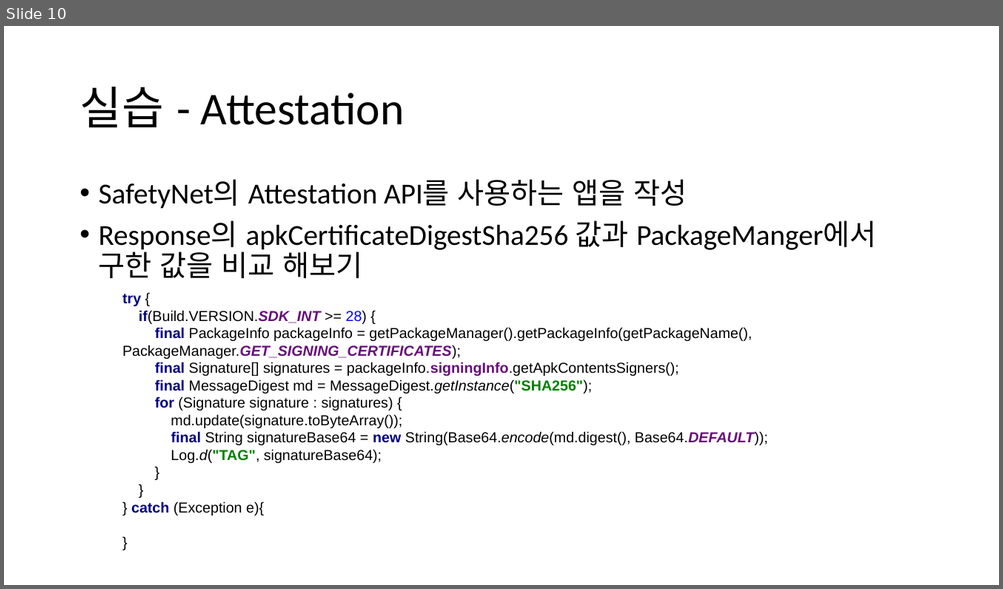
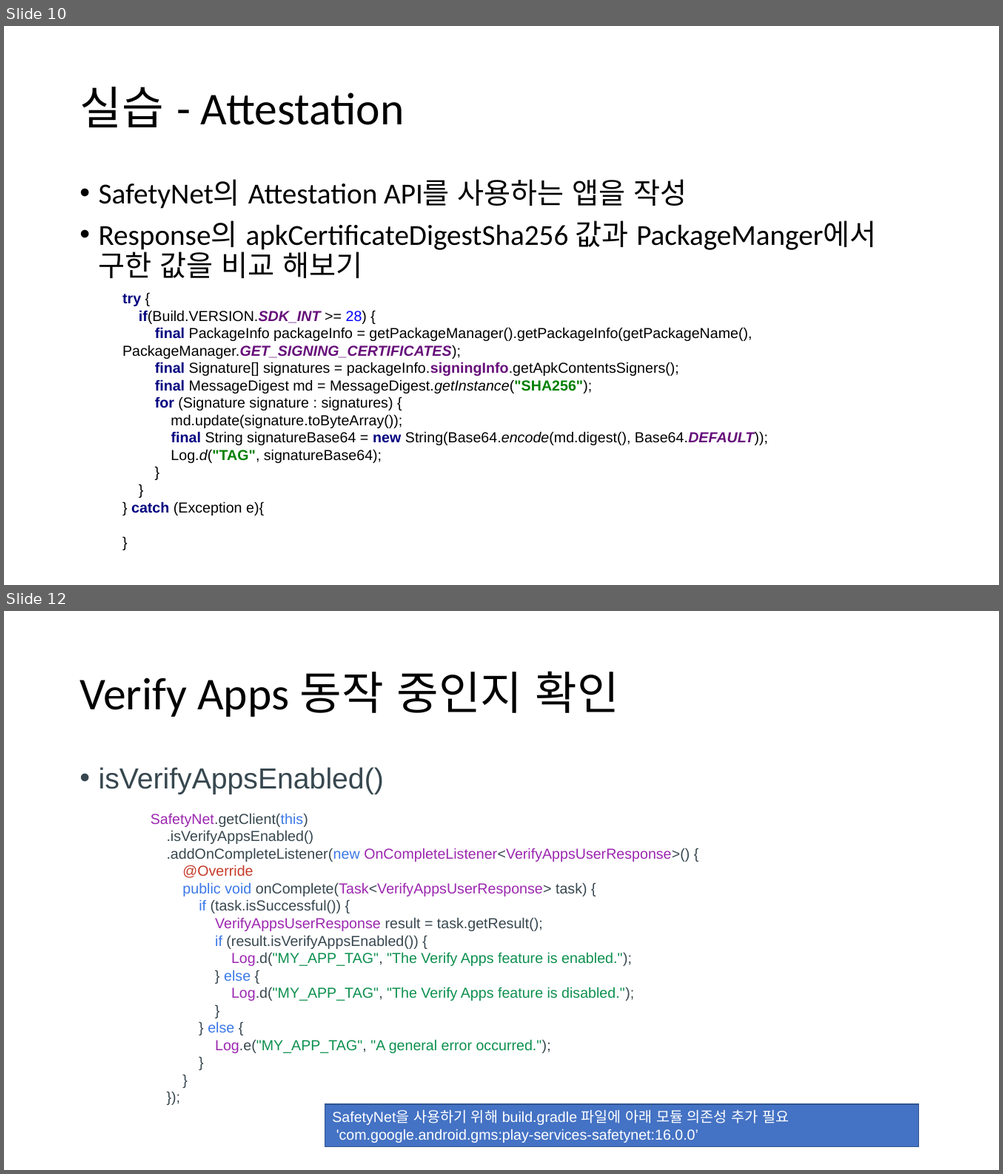
Before and after one commit to jyheo/jyheo.github.io, a slide deck: androidsec/안드로이드 SafetyNet.pptx. Shown one above the other, each under a label of ours: slide 10 before the commit, slides 10 and 12 after it; the slides between them are not shown. The pictures are 1003x589 and 1003x1174 pixels, drawn with LibreOffice and Linux fonts; fonts in the diff are those of the drawing. Boxes give left, top, right and bottom in pixels: in the first picture for what was removed or moved away, otherwise in the second. Text is boxed around its words. In the diff, an @@ line names an element or a change of style, - is before the commit and + after.

```diff
--- a/androidsec/안드로이드 SafetyNet.pptx
+++ b/androidsec/안드로이드 SafetyNet.pptx
@@ slide 12 added at bbox=[4, 611, 999, 1170], background #FFFFFF @@
@@ title added at bbox=[79, 671, 619, 717], 44 pt, text #000000 @@
+Verify Apps 동작 중인지 확인
@@ text added at bbox=[99, 767, 384, 795], 28 pt, text #37474F @@
+• isVerifyAppsEnabled()
@@ text added at bbox=[151, 813, 689, 1054], 14 pt, text #37474F @@
+SafetyNet.getClient(this)
+.isVerifyAppsEnabled()
+.addOnCompleteListener(new OnCompleteListener<VerifyAppsUserResponse>() {
+@Override
+public void onComplete(Task<VerifyAppsUserResponse> task) {
+if (task.isSuccessful()) {
+VerifyAppsUserResponse result = task.getResult();
+if (result.isVerifyAppsEnabled()) {
+Log.d("MY_APP_TAG", "The Verify Apps feature is enabled.");
+} else {
+Log.d("MY_APP_TAG", "The Verify Apps feature is disabled.");
+}
+} else {
+Log.e("MY_APP_TAG", "A general error occurred.");
+}
+}
+});
@@ rectangle added at bbox=[325, 1105, 919, 1147], fill #4472C4, outline #325491 1 pt, 14 pt, text #FFFFFF @@
+SafetyNet을 사용하기 위해 build.gradle 파일에 아래 모듈 의존성 추가 필요
+'com.google.android.gms:play-services-safetynet:16.0.0’
```
Also in this commit, not shown: 4 other slides added, 6 other files.
